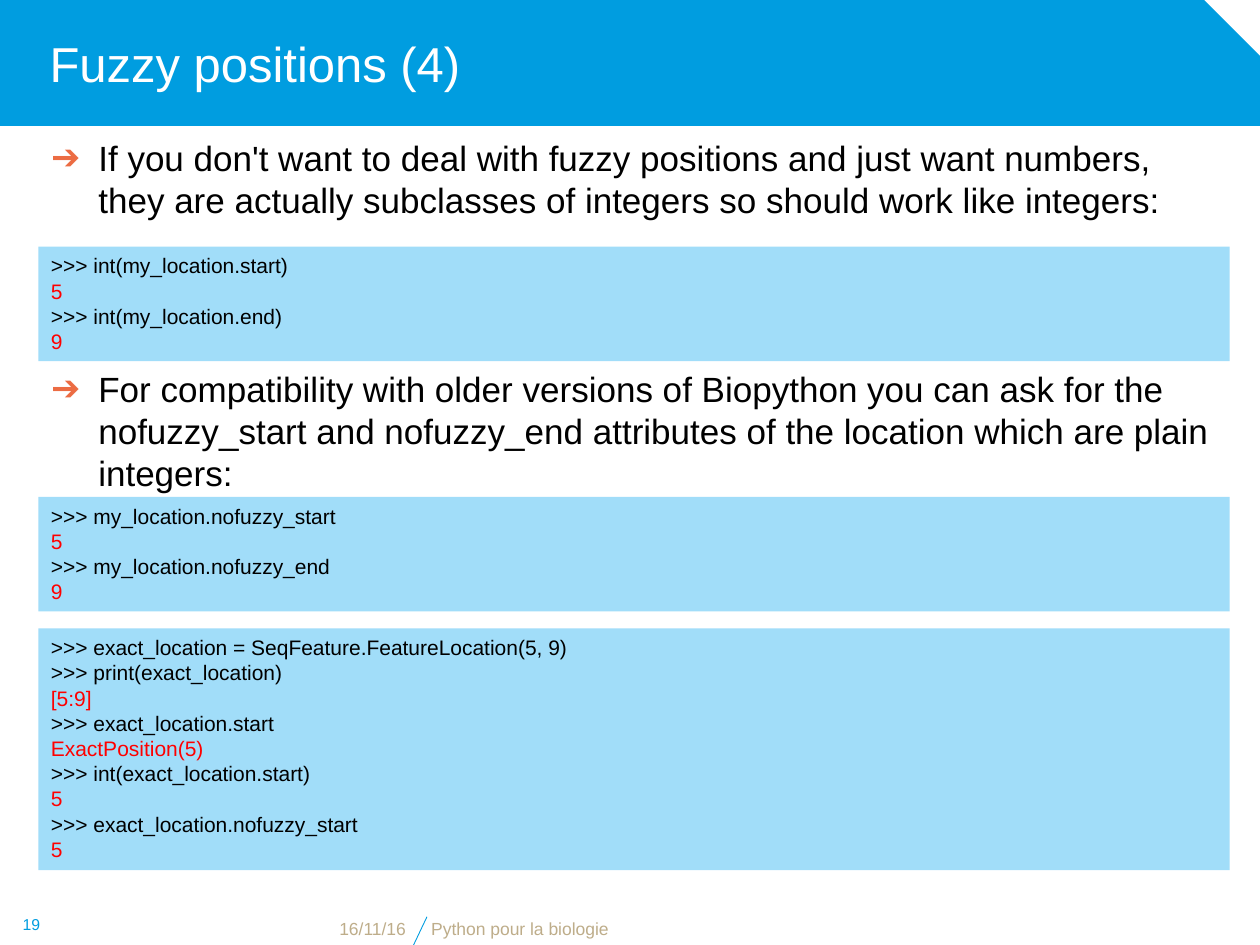
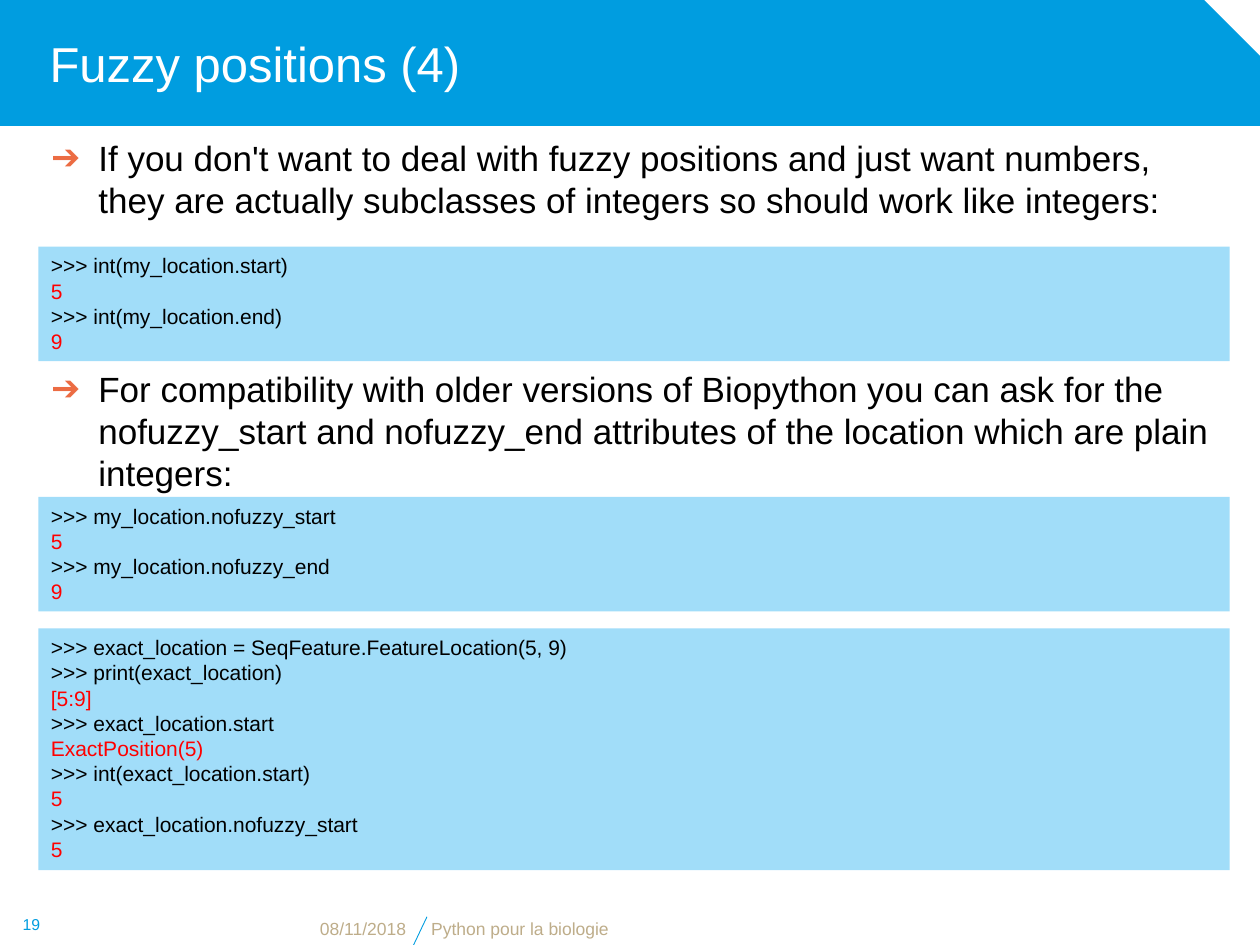
Before and after one commit to bdartigues/python_cnrs_formation, a slide deck: slide 19 of slides/python_biopython_SeqAnnotation_Object.pptx. Drawn at 1260x945 pixels with LibreOffice and Linux fonts; fonts in the diff are those of the drawing; background and template pictures are left out. Boxes give left, top, right and bottom in pixels: in the first picture for what was removed or moved away, otherwise in the second. Text is boxed around its words. In the diff, an @@ line names an element or a change of style, - is before the commit and + after.

```diff
--- a/slides/python_biopython_SeqAnnotation_Object.pptx
+++ b/slides/python_biopython_SeqAnnotation_Object.pptx
@@ text at box(320, 922, 406, 935): text changed @@
-16/11/16
+08/11/2018
```
Also in this commit, not shown: 31 other slides changed, 13 other files.
